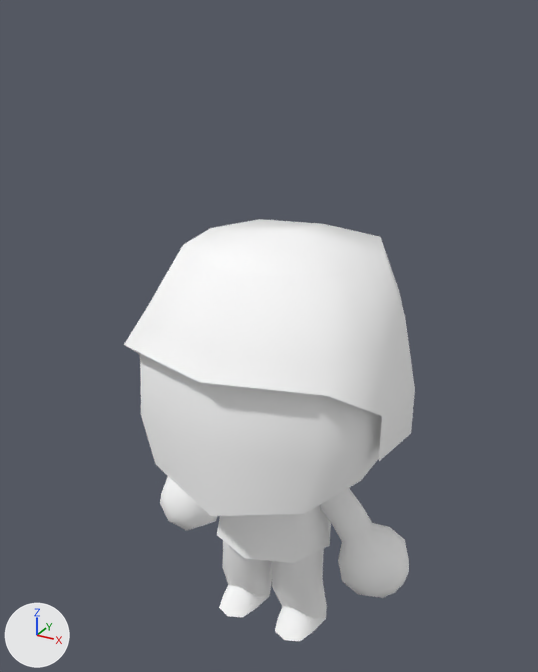
Before and after pictures for a commit that changed the glTF model assets/models/character/player_one.glb.
One viewpoint serves both versions: a 50 mm lens placed at (1.9, -4.36, 3.78), pointed at (-0.06, -0.79, 1.99). The axes (+X, +Y, +Z) are drawn at lower left. The lights are the same throughout. The picture after the commit comes second. Where no turn or scale is listed for an object, it has been applied to the vertices.

In view in the first picture: 'body', 'helmet'.
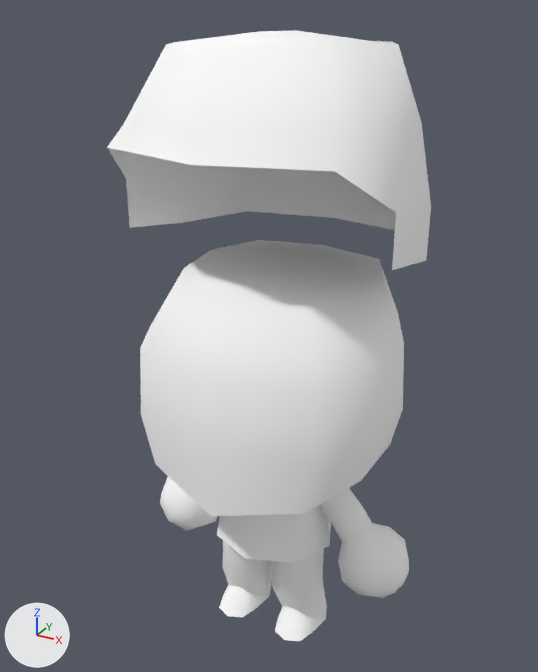
Where the newer file only moved an object's origin or applied its transform, the numbers keep the older frame.

Boxes (x1, y1, x2, y2) around the edits, measured in the pictures (538 x 672 px):
'helmet', moved: before (124, 219, 415, 461); after (107, 30, 431, 270)

The change, as a list of edits to the scene's bpy script:
```text
Change ob_helmet:
    ob_helmet.location: (0.005, -0.801, 2.236) -> (0.005, -0.801, 3.307)
```
